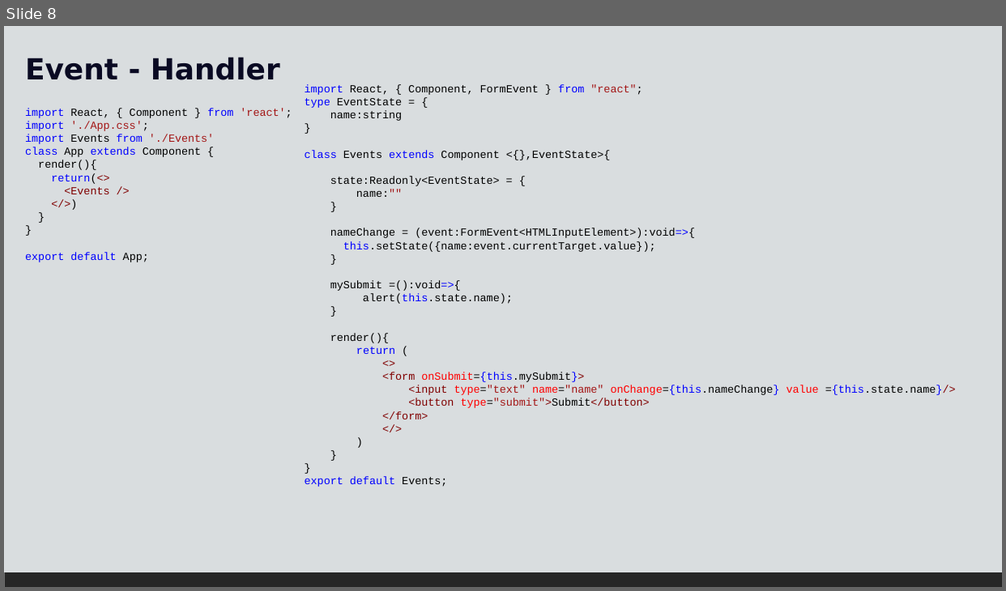
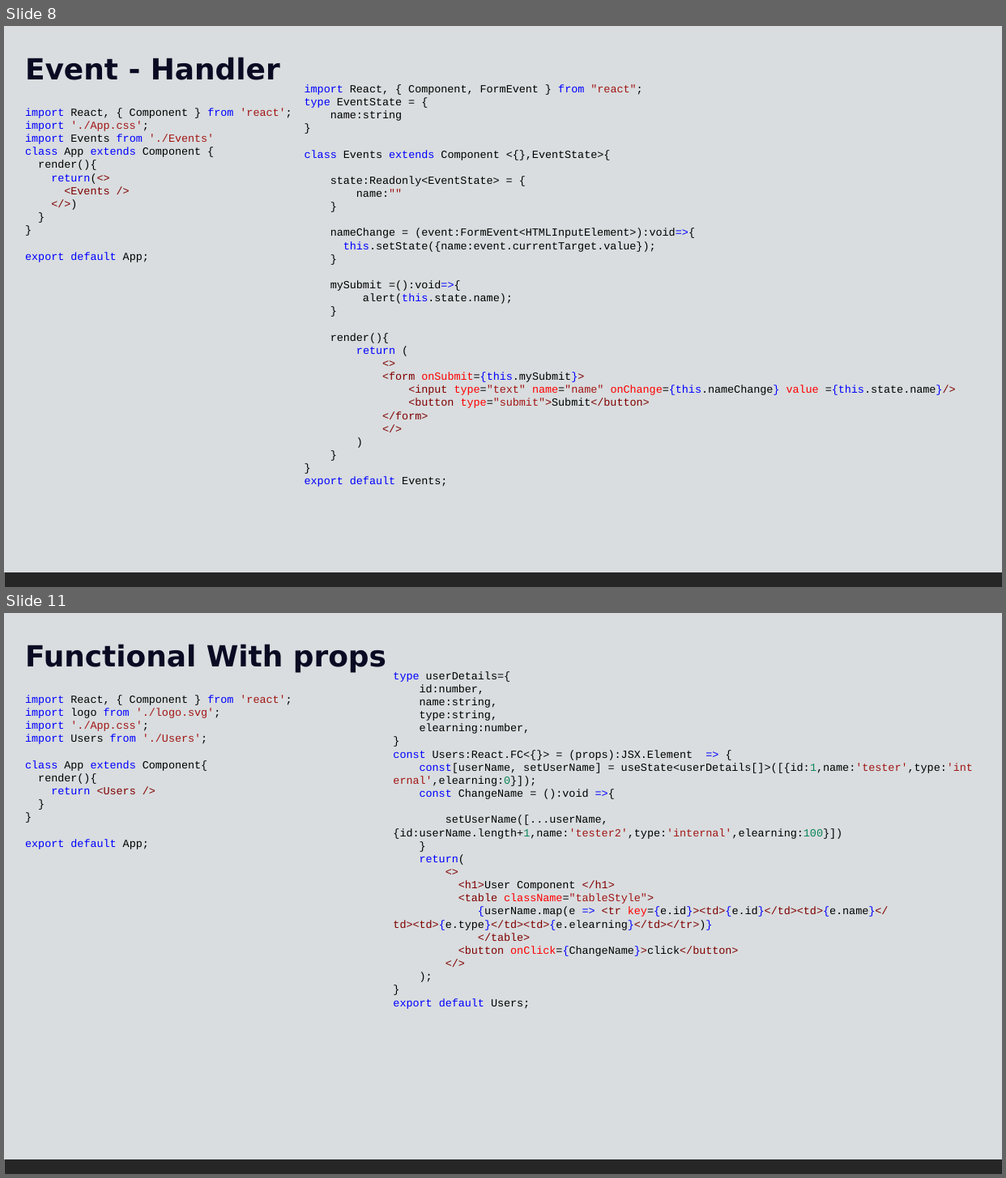
Before and after one commit to bharathi2k6/Learn_React, a slide deck: doc/React-6.pptx. Shown one above the other, each under a label of ours: slide 8 before the commit, slides 8 and 11 after it; the slides between them are not shown. The pictures are 1006x591 and 1006x1178 pixels, drawn with LibreOffice and Linux fonts; fonts in the diff are those of the drawing. Boxes give left, top, right and bottom in pixels: in the first picture for what was removed or moved away, otherwise in the second. Text is boxed around its words. In the diff, an @@ line names an element or a change of style, - is before the commit and + after.

Commit message:
typescript functional component

```diff
--- a/doc/React-6.pptx
+++ b/doc/React-6.pptx
@@ slide 11 added at (4,613,1002,1174), background #FFFFFF; not listed: 1 template element that a slide beside it also shows @@
@@ rectangle added at (4,613,1002,1160), fill #D9DDDF @@
@@ text added at (25,644,386,673), 28 pt, text #0A0A23, bold @@
+Functional With props
@@ text added at (393,671,973,1009), 10.5 pt, text #000000 @@
+type userDetails={
+id:number,
+name:string,
+type:string,
+elearning:number,
+}
+const Users:React.FC<{}> = (props):JSX.Element => {
+const[userName, setUserName] = useState<userDetails[]>([{id:1,name:'tester',type:'internal',elearning:0}]);
+const ChangeName = ():void =>{
+setUserName([...userName,{id:userName.length+1,name:'tester2',type:'internal',elearning:100}])
+}
+return(
+<>
+<h1>User Component </h1>
+<table className="tableStyle">
+{userName.map(e => <tr key={e.id}><td>{e.id}</td><td>{e.name}</td><td>{e.type}</td><td>{e.elearning}</td></tr>)}
+</table>
+<button onClick={ChangeName}>click</button>
+</>
+);
+}
+export default Users;
@@ text added at (25,695,292,850), 10.5 pt, text #0000FF @@
+import React, { Component } from 'react';
+import logo from './logo.svg';
+import './App.css';
+import Users from './Users';
+class App extends Component{
+render(){
+return <Users />
+}
+}
+export default App;
```
Also in this commit, not shown: 4 other slides added, 21 other files.
